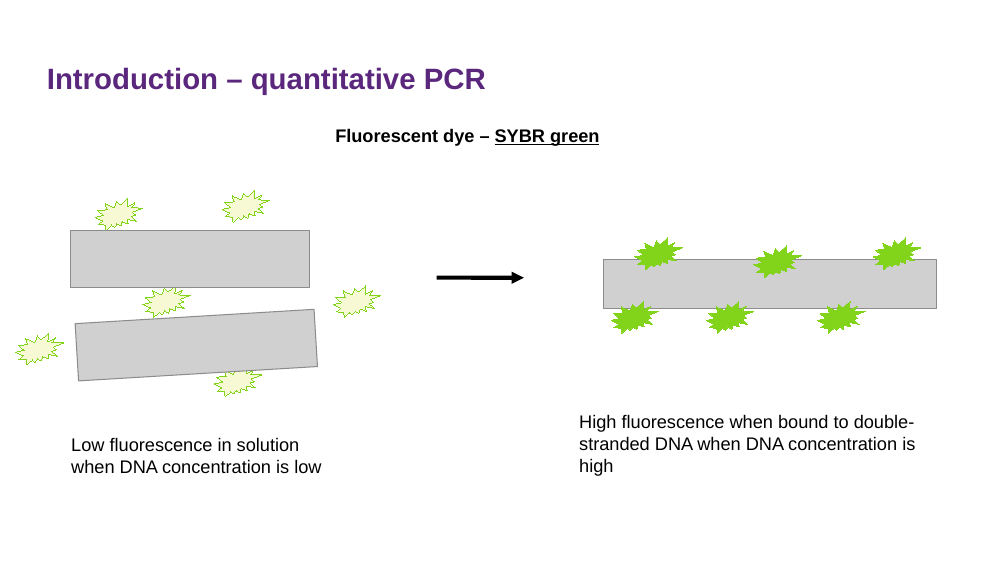
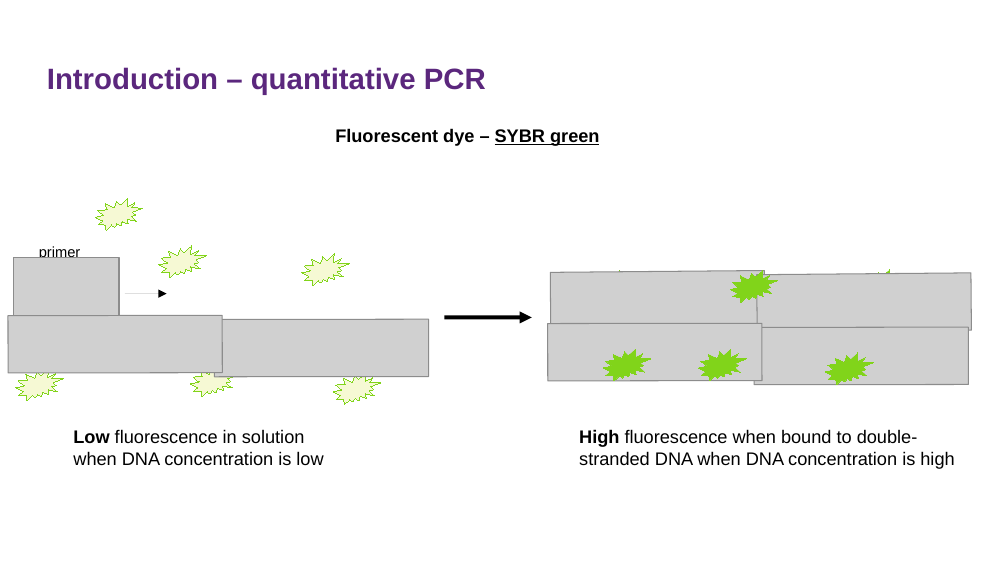
Before and after one commit to sanjaynagi/AnoPrimer, a slide deck: slide 11 of agamPrimer.odp (slide 10 before the commit). Drawn at 1008x567 pixels with LibreOffice and Linux fonts; fonts in the diff are those of the drawing; grey boxes stand for pictures; background and template pictures are left out. Boxes give left, top, right and bottom in pixels: in the first picture for what was removed or moved away, otherwise in the second. Text is boxed around its words. In the diff, an @@ line names an element or a change of style, - is before the commit and + after.

```diff
--- a/agamPrimer.odp
+++ b/agamPrimer.odp
@@ picture: place and size @@
-picture at (71, 230, 309, 287)
+picture at (14, 258, 119, 316)
@@ text added at (39, 245, 80, 258), 10.5 pt, text #000000 @@
+primer
@@ irregular seal: place and size @@
-irregular seal at (143, 285, 191, 317)
+irregular seal at (158, 246, 206, 277)
@@ irregular seal: place and size @@
-irregular seal at (334, 285, 381, 317)
+irregular seal at (301, 254, 349, 285)
@@ arrow added from (125, 293) to (166, 293), #000000 0 pt @@
@@ picture added at (550, 270, 765, 330) @@
@@ irregular seal: place and size @@
-irregular seal at (611, 301, 658, 333)
+irregular seal at (588, 271, 635, 302)
@@ irregular seal: place and size @@
-irregular seal at (754, 246, 801, 277)
+irregular seal at (730, 271, 777, 302)
@@ picture at (757, 273, 972, 333): rotation 0 to 359 degrees @@
@@ irregular seal: place and size @@
-irregular seal at (873, 238, 920, 269)
+irregular seal at (857, 270, 904, 301)
@@ picture at (8, 315, 223, 373): rotation 176 to 179 degrees @@
@@ picture added at (215, 319, 429, 377) @@
@@ arrow moved from (436, 278) - (524, 278) to (445, 318) - (532, 318) @@
@@ picture added at (547, 323, 762, 381) @@
@@ picture added at (754, 327, 969, 385) @@
@@ irregular seal: place and size @@
-irregular seal at (635, 238, 682, 269)
+irregular seal at (603, 349, 650, 380)
@@ irregular seal: place and size @@
-irregular seal at (707, 301, 754, 333)
+irregular seal at (699, 349, 746, 380)
@@ irregular seal: place and size @@
-irregular seal at (817, 301, 865, 333)
+irregular seal at (826, 353, 873, 384)
@@ irregular seal: place and size @@
-irregular seal at (16, 334, 64, 365)
+irregular seal at (16, 369, 64, 400)
@@ irregular seal: place and size @@
-irregular seal at (215, 365, 262, 396)
+irregular seal at (191, 365, 238, 396)
@@ irregular seal: place and size @@
-irregular seal at (222, 191, 269, 222)
+irregular seal at (334, 373, 381, 404)
@@ text "Low fluorescence in solution when ...": place and size @@
-text "Low fluorescence in solution when ..." at (71, 437, 321, 473)
+text "Low fluorescence in solution when ..." at (73, 429, 323, 465)
@@ text "Low fluorescence in solution when ..." at (73, 429, 323, 465): bold on in "Low" @@
@@ text "High fluorescence when bound to ...": place and size @@
-text "High fluorescence when bound to ..." at (579, 414, 915, 476)
+text "High fluorescence when bound to ..." at (579, 429, 954, 469)
@@ text "High fluorescence when bound to ..." at (579, 429, 954, 469): bold on in "High" @@
```
Also in this commit, not shown: 4 other slides changed, 1 other file.
